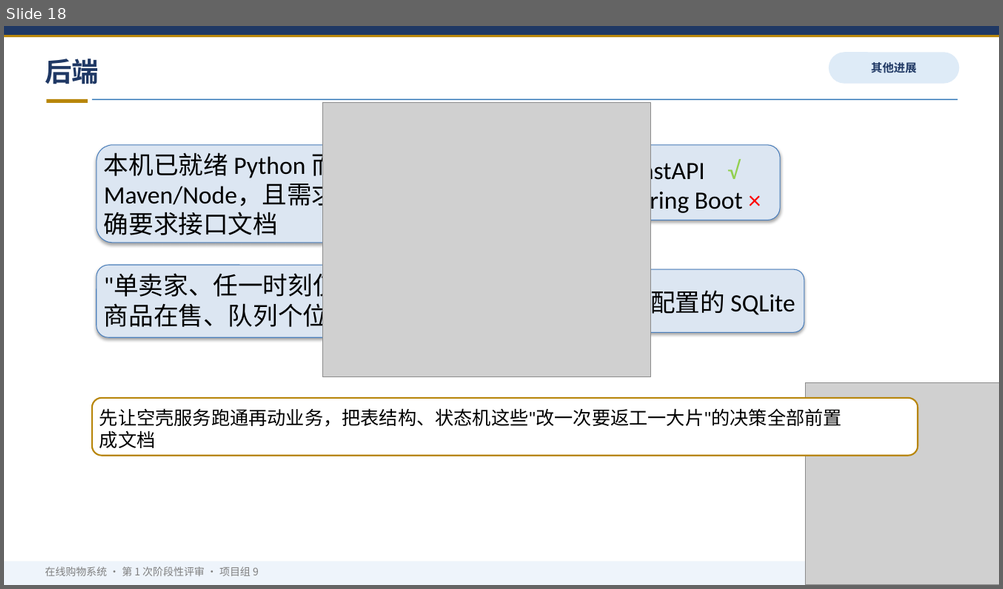
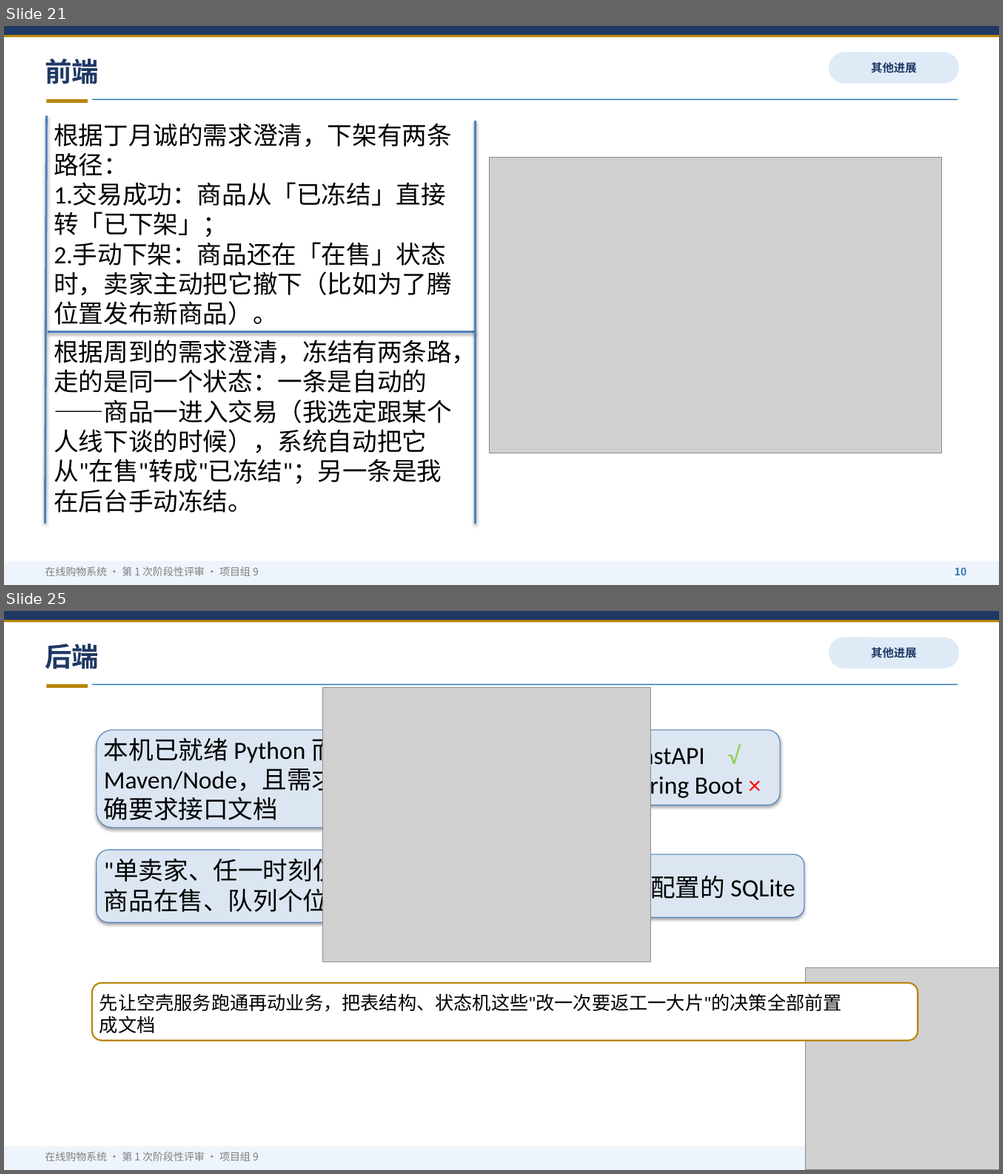
Before and after one commit to tyq-arch/single-merchant-shop-9, a slide deck: docs/第1次阶段性评审_第九组.pptx. Shown one above the other, each under a label of ours: slide 18 before the commit, slides 21 and 25 after it; the slides between them are not shown. The pictures are 1003x589 and 1003x1174 pixels, drawn with LibreOffice and Linux fonts; fonts in the diff are those of the drawing; grey boxes stand for pictures. Boxes give left, top, right and bottom in pixels: in the first picture for what was removed or moved away, otherwise in the second. Text is boxed around its words. In the diff, an @@ line names an element or a change of style, - is before the commit and + after.

```diff
--- a/docs/第1次阶段性评审_第九组.pptx
+++ b/docs/第1次阶段性评审_第九组.pptx
@@ slide 21 added at (4, 26, 999, 585), background #FFFFFF @@
@@ rectangle added at (4, 26, 999, 35), fill #1F3864 @@
@@ rectangle added at (4, 35, 999, 37), fill #B8860B @@
@@ text added at (45, 59, 99, 84), 26 pt, text #1F3864, bold @@
+前端
@@ rounded rectangle added at (828, 52, 959, 84), fill #DEEBF7, 11 pt, text #1F3864, bold @@
+其他进展
@@ rectangle added at (46, 99, 88, 103), fill #B8860B @@
@@ rectangle added at (92, 99, 958, 100), fill #2E75B6 @@
@@ line added from (46, 116) to (45, 524), #4F81BD 2 pt @@
@@ text added at (54, 123, 452, 325), 24 pt, text #000000 @@
+根据丁月诚的需求澄清，下架有两条路径：
+1.交易成功：商品从「已冻结」直接转「已下架」；
+2.手动下架：商品还在「在售」状态时，卖家主动把它撤下（比如为了腾位置发布新商品）。
@@ line added from (475, 121) to (475, 524), #4F81BD 2 pt @@
@@ picture added at (489, 157, 941, 454) @@
@@ line added from (48, 332) to (475, 332), #4F81BD 2 pt @@
@@ text added at (54, 335, 476, 513), 24 pt, text #000000 @@
+根据周到的需求澄清，冻结有两条路，走的是同一个状态：一条是自动的——商品一进入交易（我选定跟某个人线下谈的时候），系统自动把它从"在售"转成"已冻结"；另一条是我在后台手动冻结。
@@ rectangle added at (4, 562, 999, 585), fill #EEF4FB @@
@@ text added at (45, 567, 259, 577), 10 pt, text #7F7F7F @@
+在线购物系统 · 第 1 次阶段性评审 · 项目组 9
@@ text added at (954, 568, 966, 576), 10 pt, text #2E75B6, bold @@
+10
@@ what was slide 18 is now slide 25 @@
```
Also in this commit, not shown: 1 slide changed, 6 other slides added.
